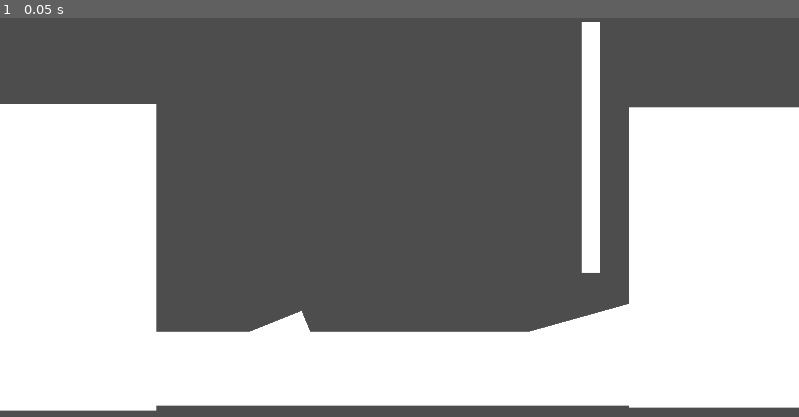
Above: before the commit, frame 1.
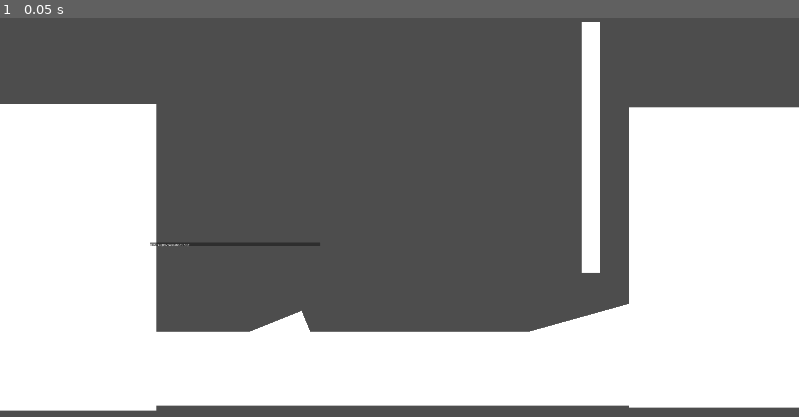
Above: after the commit, the same moment.

Repository: singerbj/2d-godot-shooter
Game: Godot game, scene res://src/scenes/Game.tscn
Same seed, same stepped clock (60 frames per second), same inputs: the game is played once before the commit and once after it.
Inputs:
- Up to frame 1 (0.05 s): no input

The runs differ from the first frame. In frame 1, 0.2% of the frame differs, in the area x 18-41%, y 56-58%.

Commit message:
reconcilation seems to be working better

Diff:
--- a/src/scenes/Game.tscn
+++ b/src/scenes/Game.tscn
@@ -78,7 +78,6 @@
 script = ExtResource("2_qi3kk")
 
 [node name="UI" type="Control" parent="."]
-visible = false
 layout_mode = 3
 anchors_preset = 0
 script = ExtResource("6")
--- a/src/scripts/Game.gd
+++ b/src/scripts/Game.gd
@@ -6,8 +6,8 @@
 var mouse_motion : Vector2 = Vector2(0, 0)
 var reconciliations : int = 0
 
-const RECONCILIATION_TOLERANCE : float = 8.0
-const RECONCILIATION_FACTOR : float = 0.125
+const RECONCILIATION_TOLERANCE : float = 50.0
+#const RECONCILIATION_FACTOR : float = 0.5 #0.125
 
 const WEAPON_DAMAGE : float = 10.0 #TODO: Move this to a weapon manager thingy
 
@@ -29,8 +29,9 @@
 	if start_server && start_client:
 		get_window().set_title("Server and Client")
 
-	if start_client:
-		Input.set_mouse_mode(Input.MOUSE_MODE_CAPTURED)
+	# TODO: determine if this should be done, if I will replace with a cursor
+#	if start_client:
+#		Input.set_mouse_mode(Input.MOUSE_MODE_CAPTURED)
 
 func _physics_process(delta):
 	super(delta)
@@ -57,6 +58,10 @@
 			reconciliations, server_snapshot_manager.get_server_time(),
 			players[local_peer_id].health
 		]
+		var player_camera = players[local_peer_id].get_camera_2d()
+		var viewport_size = Vector2(get_viewport().size.x / player_camera.zoom.x, get_viewport().size.y / player_camera.zoom.y)
+
+		$UI.global_position = Vector2(players[local_peer_id].global_position.x - (viewport_size.x / 2), players[local_peer_id].global_position.y - (viewport_size.y / 2))
 
 #	if local_peer_id != null && local_peer_id in players:
 #		players[local_peer_id].rotate_player_with_input(mouse_motion)
@@ -226,11 +231,22 @@
 			var offset_x = abs(players[local_peer_id].transform.origin.x - server_entity.transform.origin.x)
 			var offset_y = abs(players[local_peer_id].transform.origin.y - server_entity.transform.origin.y)
 
-			if offset_x > RECONCILIATION_TOLERANCE || offset_y > RECONCILIATION_TOLERANCE:
+			print(offset_x, ", ", offset_y)
+			if offset_x > RECONCILIATION_TOLERANCE || offset_y > RECONCILIATION_TOLERANCE * 3:
 				reconciliations += 1
-				var local_origin = players[local_peer_id].transform.origin
-				var server_origin = server_entity.transform.origin
-				players[local_peer_id].transform.origin = lerp(local_origin, server_origin, RECONCILIATION_FACTOR)
+
+#				# This is the slidey way of doing reconciliation
+#				var local_origin = players[local_peer_id].transform.origin
+#				var server_origin = server_entity.transform.origin
+#				players[local_peer_id].transform.origin = lerp(local_origin, server_origin, RECONCILIATION_FACTOR)
+
+				players[local_peer_id].transform = server_entity.transform
+				players[local_peer_id].velocity = server_entity.velocity
+				var last_input_index = -1
+				for i in len(input_buffer):
+					var input = input_buffer[i]
+					if input.id > latest_server_snapshot.last_processed_input_ids[local_peer_id]:
+						players[local_peer_id].move(input, delta)
 
 func _on_message_received_from_server():
 	pass
--- a/src/scripts/GameNetworkInput.gd
+++ b/src/scripts/GameNetworkInput.gd
@@ -10,8 +10,8 @@
 var equip_weapon : int = Enums.WeaponSlot.NONE
 var jump : bool
 var shooting : bool
-var shooting_origin : Vector3
-var shooting_normal : Vector3
+var shooting_origin : Vector2
+var shooting_normal : Vector2
 var hit : int = -1 # Do this to prevent the server player from always taking damage
 
 func serialize():
@@ -28,8 +28,8 @@
 	buffer.put_8(equip_weapon)
 	buffer.put_u8(int(jump))
 	buffer.put_u8(int(shooting))
-	NetworkUtil.serialize_vector3(buffer, shooting_origin)
-	NetworkUtil.serialize_vector3(buffer, shooting_normal)
+	NetworkUtil.serialize_vector2(buffer, shooting_origin)
+	NetworkUtil.serialize_vector2(buffer, shooting_normal)
 	buffer.put_u32(hit)
 
 	buffer.resize(buffer.get_position())
@@ -52,8 +52,8 @@
 	deserialized_network_input["equip_weapon"] = buffer.get_8()
 	deserialized_network_input["jump"] = bool(buffer.get_u8())
 	deserialized_network_input["shooting"] = bool(buffer.get_u8())
-	deserialized_network_input["shooting_origin"] = NetworkUtil.deserialize_vector3(buffer)
-	deserialized_network_input["shooting_normal"] = NetworkUtil.deserialize_vector3(buffer)
+	deserialized_network_input["shooting_origin"] = NetworkUtil.deserialize_vector2(buffer)
+	deserialized_network_input["shooting_normal"] = NetworkUtil.deserialize_vector2(buffer)
 	deserialized_network_input["hit"] = buffer.get_u32()
 
 	return deserialized_network_input
--- a/src/scripts/Player.gd
+++ b/src/scripts/Player.gd
@@ -1,16 +1,18 @@
 extends CharacterBody2D
 
+const acceleration: float = 20.0 #2000 / 10
+const decceleration: float = 3.5 #1000 / 10
+const ground_decceleration: float = 3.5 #1000 / 10
+const air_decceleration: float = 1.75 #500 / 10
+const gravity_acceleration: float = 14.0 #4000 / 5
+
+const vertical_jump_speed: float = 700  #1500 / 3
+const grab_slide_speed: float = 0.21 #60 / 10
+const horizontal_jump_speed: float = 500 #800 / 10
+
 const MAX_HEALTH : float = 1000.0
-const acceleration: int = 40
-const ground_decceleration: int = 20
-const air_acceleration: int = 10
 const grab_decceleration_ratio: int = 2.25
-const grab_slide_speed: int = 60
-const decceleration: int = 20
 const max_speed: int = 300
-const vertical_jump_speed: int = -1250
-const horizontal_jump_speed: int = 600
-const gravity: int = 4000
 const max_lean_degrees: float = 2.5
 const lean_speed: float = 0.25
 const min_step_distance: int = 5
@@ -37,79 +39,121 @@
 func _ready():
 	weapon_manager = WeaponManager.new(self, self)
 
+
+var gravity_vec = Vector2()
+var temp_velocity = Vector2()
 func move(input : NetworkInput, local_delta : float):
-	$RayCast2DLeft.force_raycast_update()
-	$RayCast2DRight.force_raycast_update()
-	$RayCast2DBottom.force_raycast_update()
-
 	var move_vector = Vector2.ZERO
 	var jump = false
 
-	if self.is_bot:
-		bot_move_time += 1
-		if bot_move_time > MAX_BOT_MOVE_TIME:
-			bot_move_time = 0
-			if bot_move_key == "m_left":
-				bot_move_key = "m_right"
-			else:
-				bot_move_key = "m_left"
-		input[bot_move_key] = true
+	if input["m_left"]:
+		move_vector.x = -1
+	if input["m_right"]:
+		move_vector.x = 1
+	if input["jump"]:
+		jump = true
 
-	if wall_jump_cooldown == 0:
-#		if (input["m_left"] && input["m_right"]) || (!input["m_left"] && !input["m_right"]):
-#			if velocity.x > 0:
-#				velocity.x -= ground_decceleration if is_on_floor() else air_acceleration
-#			elif velocity.x < 0:
-#				velocity.x += ground_decceleration if is_on_floor() else air_acceleration
-#		el
-#		if is_on_floor():
-		if input["m_left"] && velocity.x > -max_speed:
-			velocity.x -= acceleration
-		elif input["m_right"] && velocity.x < max_speed:
-			velocity.x += acceleration
-#		elif !is_on_floor():
-#			if input["m_left"] && velocity.x > -max_speed:
-#				velocity.x -= air_acceleration
-#			elif input["m_right"] && velocity.x < max_speed:
-#				velocity.x += air_acceleration
+	if is_on_floor():
+		gravity_vec = Vector2.ZERO
+	else:
+		gravity_vec += Vector2.DOWN * gravity_acceleration
 
-		if velocity.x > 0:
-			velocity.x -= ground_decceleration if is_on_floor() else air_acceleration
-		elif velocity.x < 0:
-			velocity.x += ground_decceleration if is_on_floor() else air_acceleration
+	if jump and is_on_floor():
+		gravity_vec = Vector2.UP * vertical_jump_speed
 
-	if input["jump"]: # TODO: should be just pressed
-		if _is_on_left_wall() && wall_jump_cooldown == 0 && wall_grab_energy > 0:
-			velocity.y = vertical_jump_speed
-			velocity.x = horizontal_jump_speed
-			wall_jump_cooldown = wall_jump_cooldown_time_s
-		elif _is_on_right_wall() && wall_jump_cooldown == 0 && wall_grab_energy > 0:
-			velocity.y = vertical_jump_speed
-			velocity.x = -horizontal_jump_speed
-			wall_jump_cooldown = wall_jump_cooldown_time_s
-		elif is_on_floor():
-			velocity.y = vertical_jump_speed
-
-	velocity.y += gravity * local_delta
-
-	var grabbing_left_wall: bool = _is_close_to_left_wall() && Input.is_key_pressed(KEY_A) && velocity.y >= 0 && wall_grab_energy > 0
-	var grabbing_right_wall: bool = _is_close_to_right_wall() && Input.is_key_pressed(KEY_D) && velocity.y >= 0&& wall_grab_energy > 0
-	if grabbing_left_wall || grabbing_right_wall:
-		wall_grab_energy -= local_delta * 1
-		velocity.y = velocity.y / grab_decceleration_ratio
-		if velocity.y <= grab_slide_speed:
-			velocity.y = grab_slide_speed
+	# make it move
+	temp_velocity = lerp(temp_velocity, move_vector * max_speed, acceleration / max_speed)
+	velocity = temp_velocity + gravity_vec
+	velocity = velocity * (input.delta / local_delta)
 
 	move_and_slide()
 
-	target_rotation_degrees = (velocity.x / max_speed) * max_lean_degrees
+#	velocity.y += local_delta * gravity_acceleration
+#
+#	if input["m_left"]:
+#		velocity.x = -max_speed * 100 * local_delta
+#	elif input["m_right"]:
+#		velocity.x =  max_speed * 100 * local_delta
+#	else:
+#		velocity.x = 0
+#
+#	move_and_slide()
 
-	# modify cooldowns properly
-	wall_jump_cooldown -= local_delta * 1
-	if wall_jump_cooldown < 0: wall_jump_cooldown = 0
-	if is_on_floor(): wall_grab_energy = wall_grab_energy_time_s
-
-	$TextEdit.text = str(wall_grab_energy)
+#func move(input : NetworkInput, local_delta : float):
+#	print(player_id, " -> ", local_delta)
+#	$RayCast2DLeft.force_raycast_update()
+#	$RayCast2DRight.force_raycast_update()
+#	$RayCast2DBottom.force_raycast_update()
+#
+#	var move_vector = Vector2.ZERO
+#	var jump = false
+#
+#	# Move like a bot
+#	if self.is_bot:
+#		bot_move_time += 1
+#		if bot_move_time > MAX_BOT_MOVE_TIME:
+#			bot_move_time = 0
+#			if bot_move_key == "m_left":
+#				bot_move_key = "m_right"
+#			else:
+#				bot_move_key = "m_left"
+#		input[bot_move_key] = true
+#
+#	if wall_jump_cooldown == 0:
+##		if (input["m_left"] && input["m_right"]) || (!input["m_left"] && !input["m_right"]):
+##			if velocity.x > 0:
+##				velocity.x -= ground_decceleration if is_on_floor() else air_acceleration
+##			elif velocity.x < 0:
+##				velocity.x += ground_decceleration if is_on_floor() else air_acceleration
+##		el
+##		if is_on_floor():
+#		if input["m_left"] && velocity.x > -max_speed:
+#			velocity.x -= acceleration * local_delta
+#		elif input["m_right"] && velocity.x < max_speed:
+#			velocity.x += acceleration * local_delta
+##		elif !is_on_floor():
+##			if input["m_left"] && velocity.x > -max_speed:
+##				velocity.x -= air_acceleration
+##			elif input["m_right"] && velocity.x < max_speed:
+##				velocity.x += air_acceleration
+#
+#		if velocity.x > 0:
+#			velocity.x -= (ground_decceleration * local_delta) if is_on_floor() else (air_decceleration * local_delta)
+#		elif velocity.x < 0:
+#			velocity.x += (ground_decceleration * local_delta) if is_on_floor() else (air_decceleration * local_delta)
+#
+#	if input["jump"]: # TODO: should be just pressed
+#		if _is_on_left_wall() && wall_jump_cooldown == 0 && wall_grab_energy > 0:
+#			velocity.y = vertical_jump_speed
+#			velocity.x = horizontal_jump_speed
+#			wall_jump_cooldown = wall_jump_cooldown_time_s
+#		elif _is_on_right_wall() && wall_jump_cooldown == 0 && wall_grab_energy > 0:
+#			velocity.y = vertical_jump_speed
+#			velocity.x = -horizontal_jump_speed
+#			wall_jump_cooldown = wall_jump_cooldown_time_s
+#		elif is_on_floor():
+#			velocity.y = vertical_jump_speed
+#
+#	velocity.y += gravity_acceleration * local_delta
+#
+#	var grabbing_left_wall: bool = _is_close_to_left_wall() && Input.is_key_pressed(KEY_A) && velocity.y >= 0 && wall_grab_energy > 0
+#	var grabbing_right_wall: bool = _is_close_to_right_wall() && Input.is_key_pressed(KEY_D) && velocity.y >= 0&& wall_grab_energy > 0
+#	if grabbing_left_wall || grabbing_right_wall:
+#		wall_grab_energy -= local_delta * 1
+#		velocity.y = velocity.y / grab_decceleration_ratio
+#		if velocity.y <= grab_slide_speed:
+#			velocity.y = grab_slide_speed
+#
+#	move_and_slide()
+#
+#	target_rotation_degrees = (velocity.x / max_speed) * max_lean_degrees
+#
+#	# modify cooldowns properly
+#	wall_jump_cooldown -= local_delta * 1
+#	if wall_jump_cooldown < 0: wall_jump_cooldown = 0
+#	if is_on_floor(): wall_grab_energy = wall_grab_energy_time_s
+#
+#	$TextEdit.text = str(wall_grab_energy)
 
 func _process(_delta):
 	rotation_degrees = lerp(rotation_degrees, target_rotation_degrees, lean_speed)
--- a/src/scripts/network/NetworkManager.gd
+++ b/src/scripts/network/NetworkManager.gd
@@ -317,12 +317,12 @@
 					call("_on_update_local_entity", delta, entity)
 
 #		# gather inputs and send them to the server
-#		var input_data : Dictionary = call("_on_input_data_requested")
-#		var input : NetworkInput = NetworkInput.new(_physics_process_tick, delta, server_snapshot_manager.get_server_time(), input_data)
+#		var input : NetworkInput = call("_on_input_data_requested")
+#		input._set_required_data(_physics_process_tick, delta, server_snapshot_manager.get_server_time())
 #		client_input_manager.add_input(_local_peer_id, input)
 #		_report_input(input)
-#
-#		# client side predict
+##
+##		# client side predict
 #		call("_on_client_side_predict", delta, input)
 
 		if !_local_peer_is_server():
